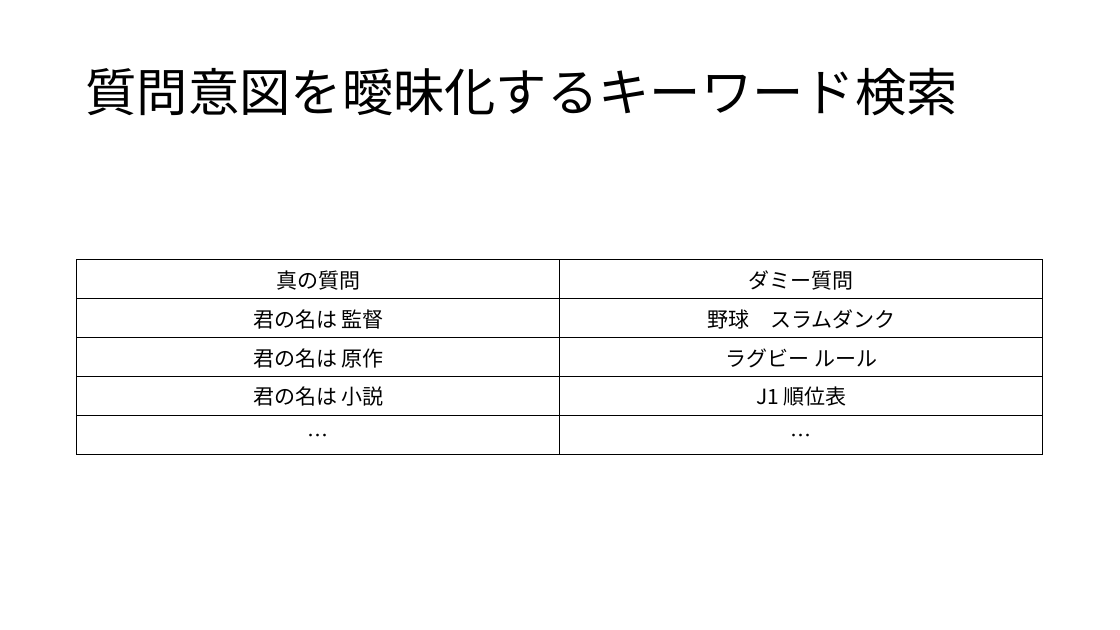
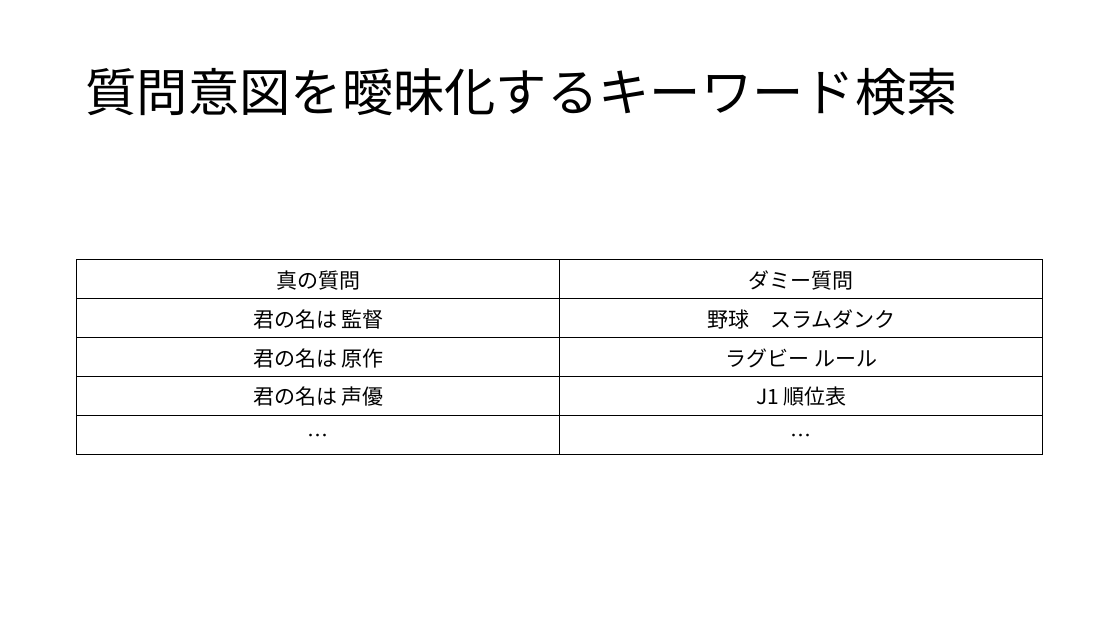
Before and after one commit to aaeviru/thesis, a slide deck: slide 33 of slide/sr2017-slide.pptx. Drawn at 1120x630 pixels with LibreOffice and Linux fonts; fonts in the diff are those of the drawing. Boxes give left, top, right and bottom in pixels: in the first picture for what was removed or moved away, otherwise in the second. Text is boxed around its words. In the diff, an @@ line names an element or a change of style, - is before the commit and + after.

```diff
--- a/slide/sr2017-slide.pptx
+++ b/slide/sr2017-slide.pptx
@@ table at [77,260,1044,429] @@
-row 4, column 1: 君の名は 小説
+row 4, column 1: 君の名は 声優
```
Also in this commit, not shown: 3 other slides changed, 22 slides added, 1 slide removed, 12 other files.
